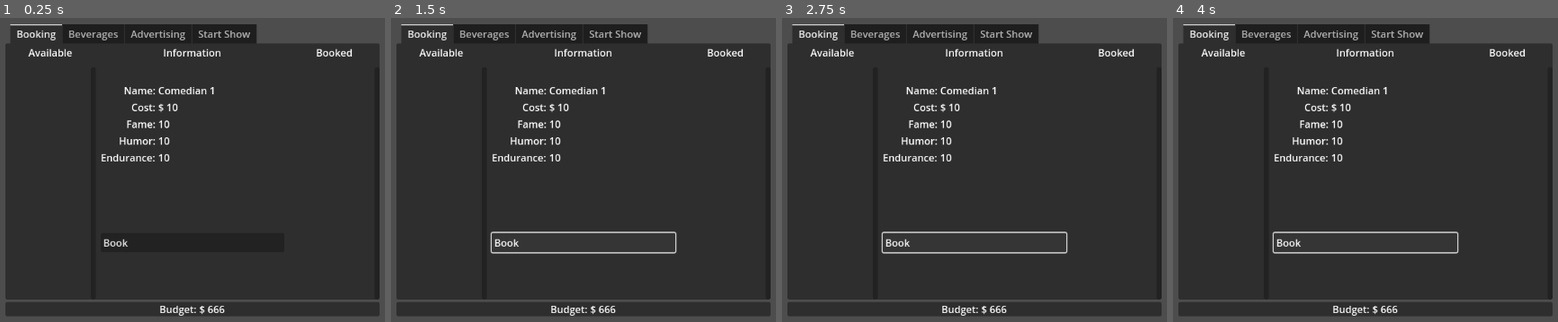
Above: before the commit, frames 1-4 (left to right).
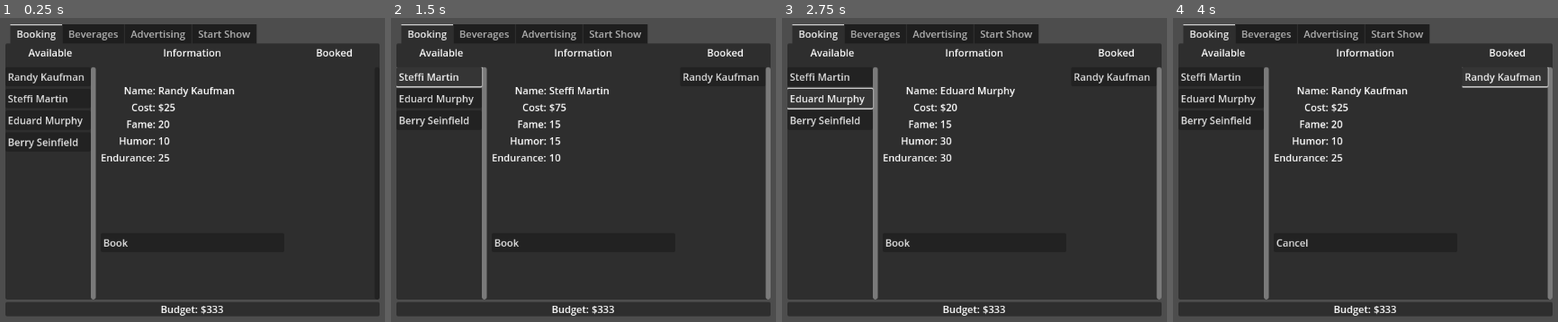
Above: after the commit, the same moments.

Repository: ChrisWhatever1980/ggj24-funny-business
Game: Godot game, scene res://tests/ui_test.tscn
Same seed, same stepped clock (60 frames per second), same inputs: the game is played once before the commit and once after it. This scene is started directly instead of the project's main scene.
Inputs:
- Up to frame 1 (0.25 s): no input
- Up to frame 2 (1.5 s): click "Book" at 0.5 s; click "Book" (after the commit: "Steffi Martin") at 1.25 s
- Up to frame 3 (2.75 s): click "Book" (after the commit: "Eduard Murphy") at 2 s
- Up to frame 4 (4 s): click "Book" (after the commit: "Berry Seinfield") at 2.75 s; click "Book" (after the commit: "Randy Kaufman") at 3.5 s

The runs differ from the first frame. In frame 1, 2.7% of the frame differs, in the area x 2-61%, y 16-98%; in frame 2, 4.5%; in frame 3, 4.7%, in the area x 1-99%, y 16-98%; in frame 4, 4.7%.
Error before the commit: Invalid operands 'String' and 'int' in operator '+'. (res://scenes/laptop/laptop_ui.gd:21)

Commit message:
balancing + bug fixes

Diff:
--- a/dev/GameState.gd
+++ b/dev/GameState.gd
@@ -1,7 +1,7 @@
 extends Node
 
 var fame = 1
-var money = 69
+var money = 333
 var beer = 0
 var beer_price = 2
 var hype = 0
--- a/dev/resources/comedians/comedian_1.tres
+++ b/dev/resources/comedians/comedian_1.tres
@@ -10,6 +10,6 @@
 comedy = 50
 bomb_chance = 0
 hit_chance = 10
-availability = 10
-club_fame_requirement = 10
+availability = 25
+club_fame_requirement = 20
 endurance = 100
--- a/dev/resources/comedians/comedian_10.tres
+++ b/dev/resources/comedians/comedian_10.tres
@@ -11,5 +11,5 @@
 bomb_chance = 10
 hit_chance = 10
 availability = 70
-club_fame_requirement = 0
+club_fame_requirement = 5
 endurance = 50
--- a/dev/resources/comedians/comedian_2.tres
+++ b/dev/resources/comedians/comedian_2.tres
@@ -5,7 +5,7 @@
 [resource]
 script = ExtResource("1_w5ugn")
 name = "Randy Kaufman"
-cost = 100
+cost = 25
 fame = 20
 comedy = 10
 bomb_chance = 25
--- a/dev/scenes/laptop/booking_button.gd
+++ b/dev/scenes/laptop/booking_button.gd
@@ -14,13 +14,17 @@
 
 func _on_button_up():
 	if book:
-		if GameState.money > 0:
+		if GameState.money >= interface.active_button.comedian.cost:
 			interface.add_booked(interface.active_button.comedian)
 			GameEvents.emit_signal("change_money", -interface.active_button.comedian.cost)
+			destroy()
 	else:
 		interface.add_available(interface.active_button.comedian)
 		GameEvents.emit_signal("change_money", interface.active_button.comedian.cost)
+		destroy()
 
+
+func destroy():
 	interface.active_button.queue_free()
 	disabled = true
 	hide()
--- a/dev/scenes/laptop/laptop_ui.gd
+++ b/dev/scenes/laptop/laptop_ui.gd
@@ -18,7 +18,7 @@
 
 func reset():
 	comedians = ComedianPool.get_available_comedians()
-	budget.text = "$"+GameState.money
+	budget.text = "$"+str(GameState.money)
 
 	for comedian in comedians:
 		add_available(comedian)
